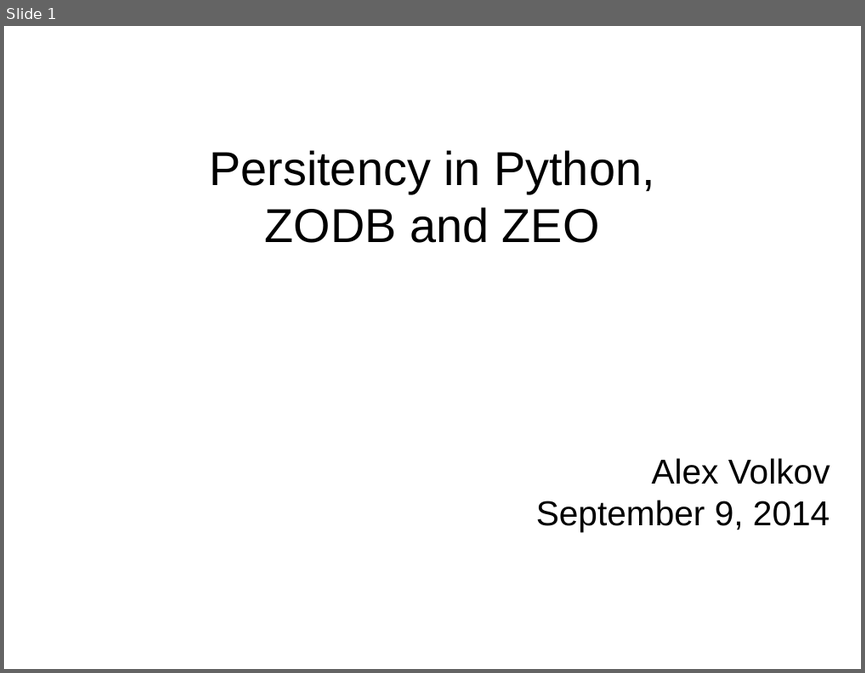
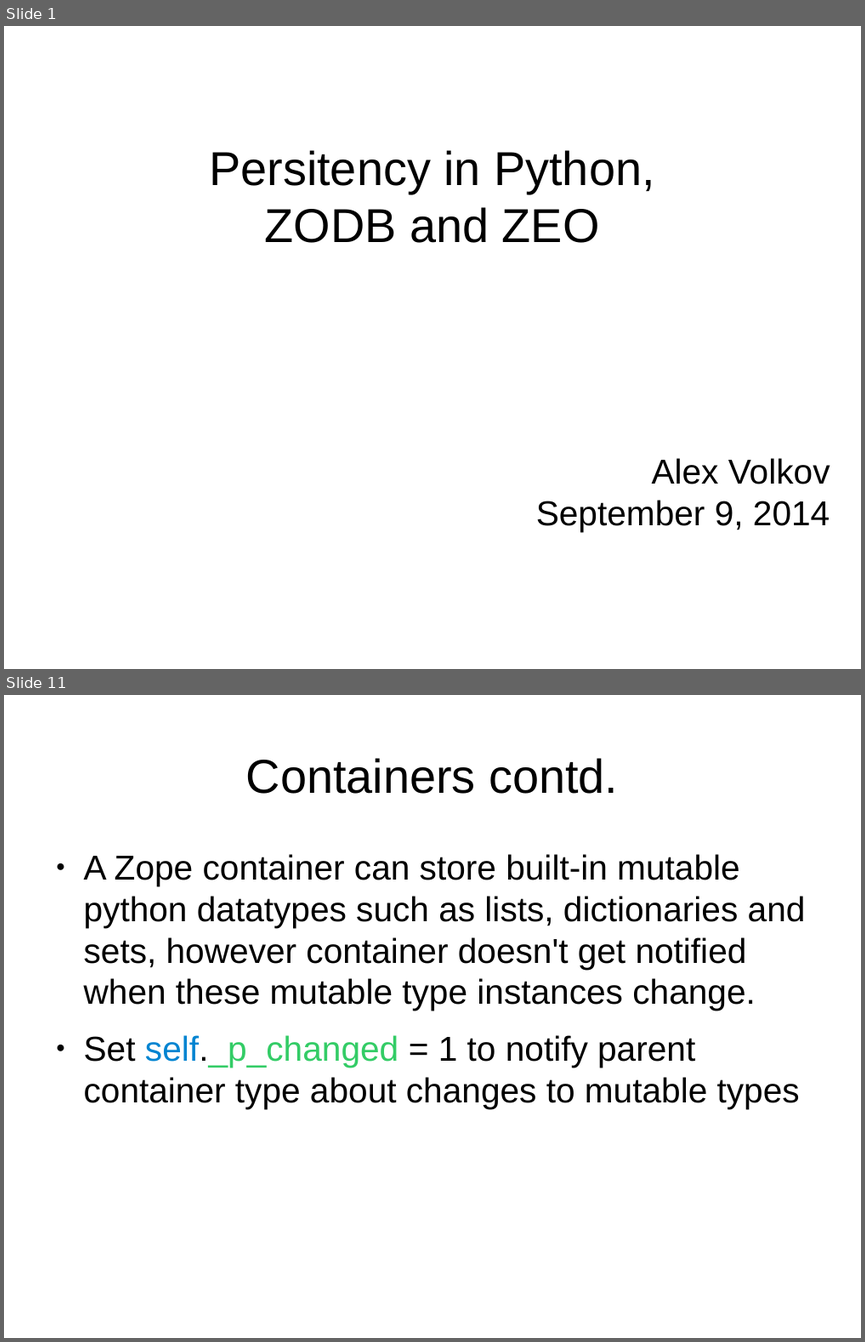
Before and after one commit to avolkov/ZODB-talk, a slide deck: media/presentation.odp. Shown one above the other, each under a label of ours: slide 1 before the commit, slides 1 and 11 after it; the slides between them are not shown. The pictures are 865x673 and 865x1342 pixels, drawn with LibreOffice and Linux fonts; fonts in the diff are those of the drawing. Boxes give left, top, right and bottom in pixels: in the first picture for what was removed or moved away, otherwise in the second. Text is boxed around its words. In the diff, an @@ line names an element or a change of style, - is before the commit and + after.

```diff
--- a/media/presentation.odp
+++ b/media/presentation.odp
@@ slide 11 added at (4,695,861,1338), background #FFFFFF @@
@@ title added at (246,758,618,794), 44 pt, text #000000 @@
+Containers contd.
@@ text added at (84,854,806,1109), 32 pt, text #000000 @@
+● A Zope container can store built-in mutable python datatypes such as lists, dictionaries and sets, however container doesn't get notified when these mutable type instances change.
+● Set self._p_changed = 1 to notify parent container type about changes to mutable types
```
Also in this commit, not shown: 16 other slides added, 2 other files.
